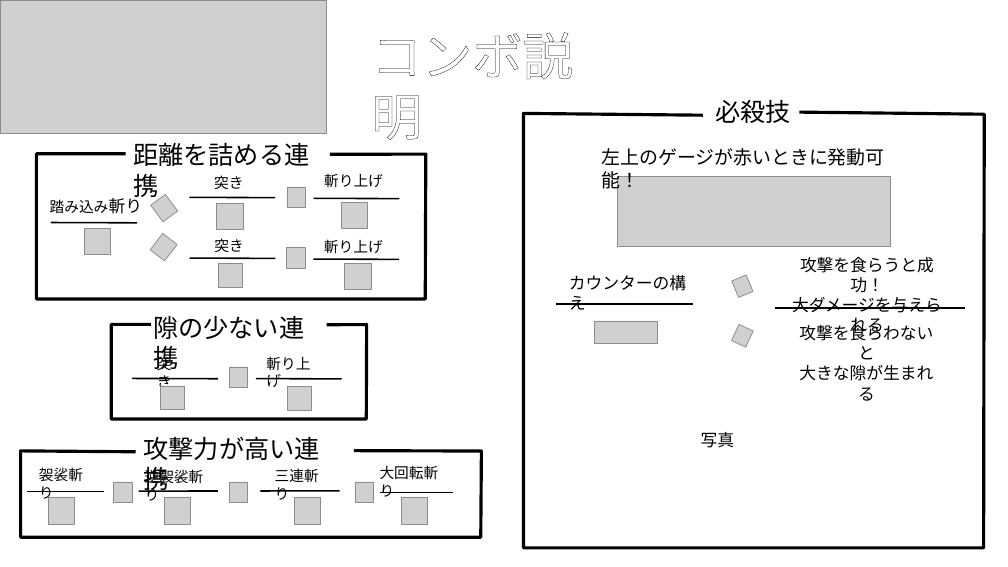
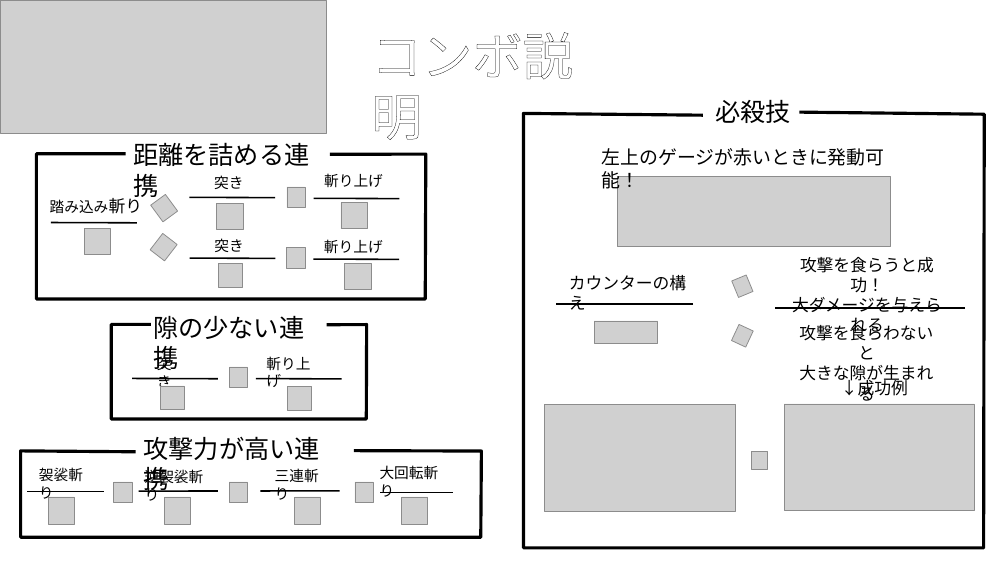
Before and after one commit to Hmmtrnt/Protfolio, a slide deck: slide 3 of DH操作説明.pptx. Drawn at 1008x567 pixels with LibreOffice and Linux fonts; fonts in the diff are those of the drawing; grey boxes stand for pictures; background and template pictures are left out. Boxes give left, top, right and bottom in pixels: in the first picture for what was removed or moved away, otherwise in the second. Text is boxed around its words. In the diff, an @@ line names an element or a change of style, - is before the commit and + after.

```diff
--- a/DH操作説明.pptx
+++ b/DH操作説明.pptx
@@ text added at bbox=[841, 377, 908, 399], 16 pt, text #000000 @@
+↓成功例
@@ picture added at bbox=[545, 405, 736, 512] @@
@@ picture added at bbox=[784, 404, 975, 510] @@
@@ text removed at bbox=[701, 432, 735, 448] @@
-写真
@@ picture added at bbox=[752, 451, 768, 469] @@
```
Also in this commit, not shown: 1 other file.
